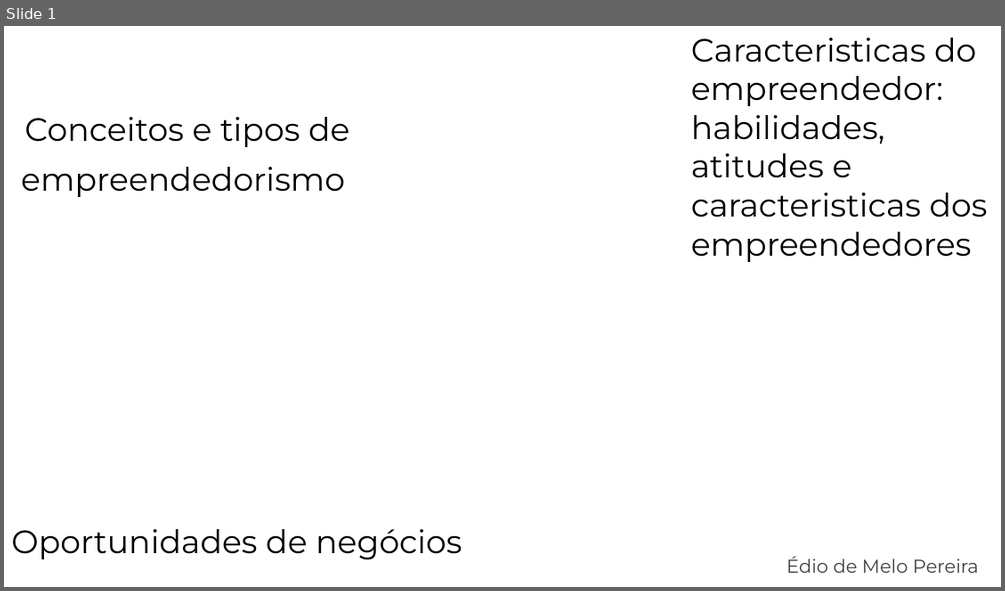
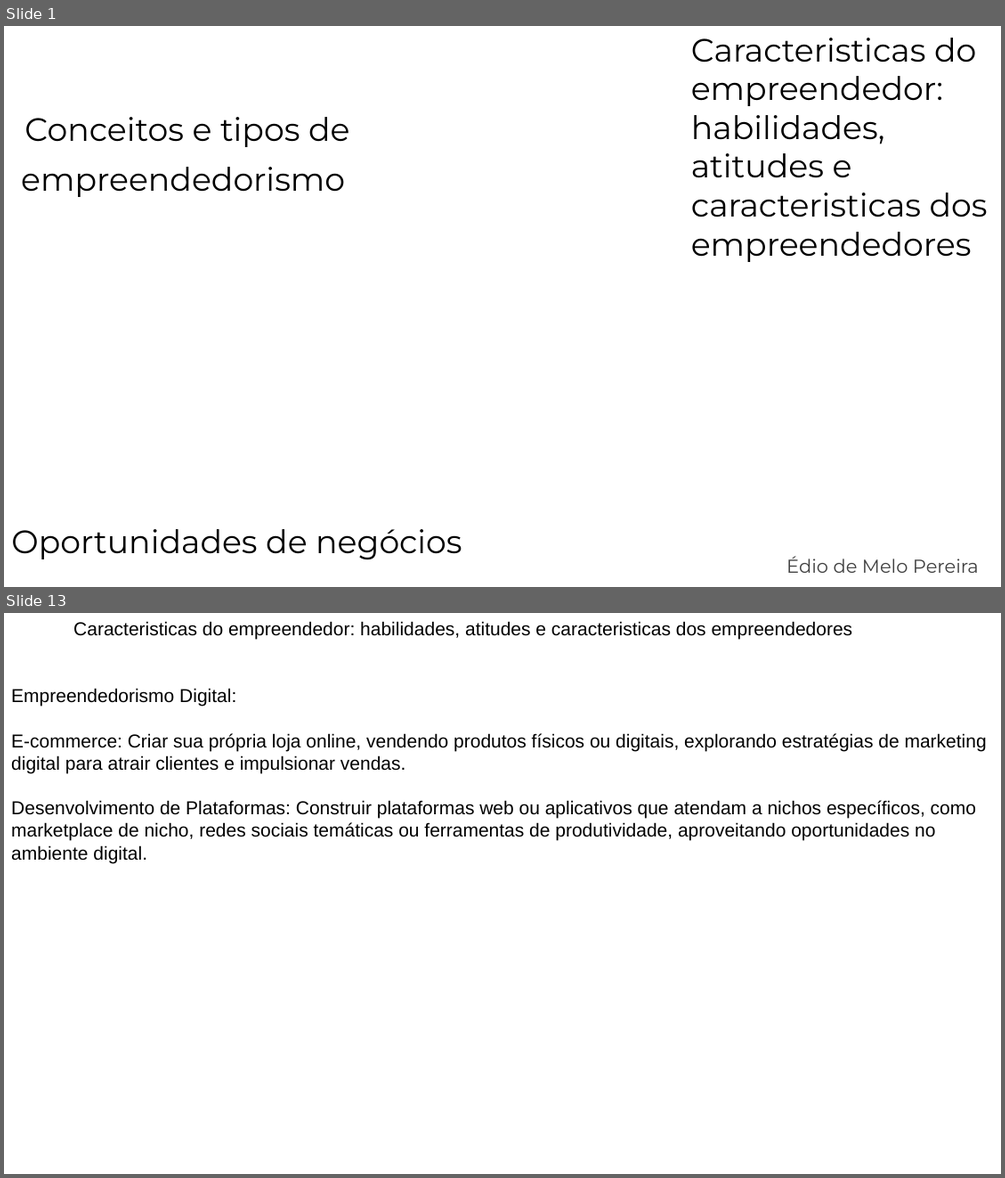
Before and after one commit to E-Mello/PS_Aulas, a slide deck: Aula_07_Conceitos_e_tipos_de_empreendedorismo-Caracteristicas do empreendedor--habilidades_atitudes_e_caracteristicas_dos_empreendedores-Oportunidades_de_negocios/Aula_07.pptx. Shown one above the other, each under a label of ours: slide 1 before the commit, slides 1 and 13 after it; the slides between them are not shown. The pictures are 1005x591 and 1005x1178 pixels, drawn with LibreOffice and Linux fonts; fonts in the diff are those of the drawing; background and template pictures are left out. Boxes give left, top, right and bottom in pixels: in the first picture for what was removed or moved away, otherwise in the second. Text is boxed around its words. In the diff, an @@ line names an element or a change of style, - is before the commit and + after.

```diff
--- a/Aula_07_Conceitos_e_tipos_de_empreendedorismo-Caracteristicas do empreendedor--habilidades_atitudes_e_caracteristicas_dos_empreendedores-Oportunidades_de_negocios/Aula_07.pptx
+++ b/Aula_07_Conceitos_e_tipos_de_empreendedorismo-Caracteristicas do empreendedor--habilidades_atitudes_e_caracteristicas_dos_empreendedores-Oportunidades_de_negocios/Aula_07.pptx
@@ slide 13 added at bbox=[4, 613, 1001, 1174], background picture (left out) @@
@@ text added at bbox=[11, 621, 987, 863], 18 pt, text #000000 @@
+Caracteristicas do empreendedor: habilidades, atitudes e caracteristicas dos empreendedores
+Empreendedorismo Digital:
+E-commerce: Criar sua própria loja online, vendendo produtos físicos ou digitais, explorando estratégias de marketing digital para atrair clientes e impulsionar vendas.
+Desenvolvimento de Plataformas: Construir plataformas web ou aplicativos que atendam a nichos específicos, como marketplace de nicho, redes sociais temáticas ou ferramentas de produtividade, aproveitando oportunidades no ambiente digital.
```
Also in this commit, not shown: 1 slide changed, 13 other slides added, 3 slides removed, 1 other file.
